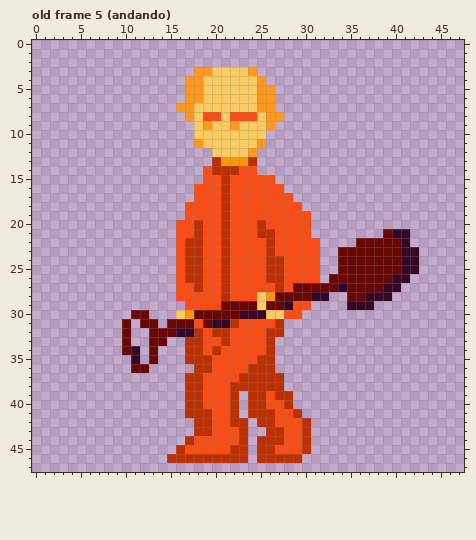
One commit to this pixel-art file: Assets/Sprites/coveiro.ase. This is how it looked before the edit.
48x48 pixels, 15 frames. Shown: old frame 5 (andando). The commit also changed other frames, which this record leaves out.
New version:
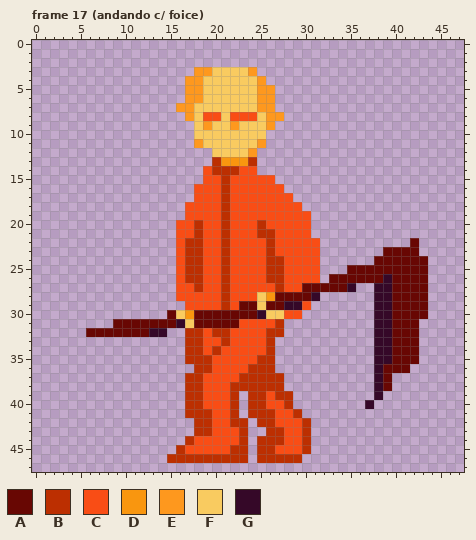
Palette (. is transparent): A #680703  B #bc2f01  C #f94d15  D #f9960f  E #fe981e  F #f9cb60  G #350828
A new or re-ordered frame is compared with the old frame closest to it.
From old to new:
frames 15 -> 24
layer "foice na mão" added
layer "pá na mão" removed
Changed rows in their new state; - is an unchanged pixel.
Frame 17 (andando c/ foice) is new; against old frame 5 (andando):
first column x 6:
21 ---------------------------------...--
22 ------------------------------......A-
23 ----------------------------.....--AA-
24 ----------------------------....---AAA
25 ----------------------------.------AAA
26 ---------------------------------GAAAA
27 -----------------------C----AG..G-AAAA
28 --------------------------.--...--AAAA
29 ---------------BC------G-----...GGAAAA
30 -----..--A-------AA-------------GGAAAA
31 ---A-A--A-GFA-AAA---------------GGAAA-
32 AAAA-AAGG..B--------------------GGAAA-
33 ----.--..-----------------------GGAAA-
34 ----..-.------------------------GGAAA-
35 -----.-.------------------------GGAAA-
36 -----..-------------------------GAAA--
37 --------------------------------GA----
38 --------------------------------GA----
39 --------------------------------G-----
40 -------------------------------G------
Pixel boxes of the changes (left, top, right, bottom) in both pictures:
changed: (86, 229, 428, 409)
